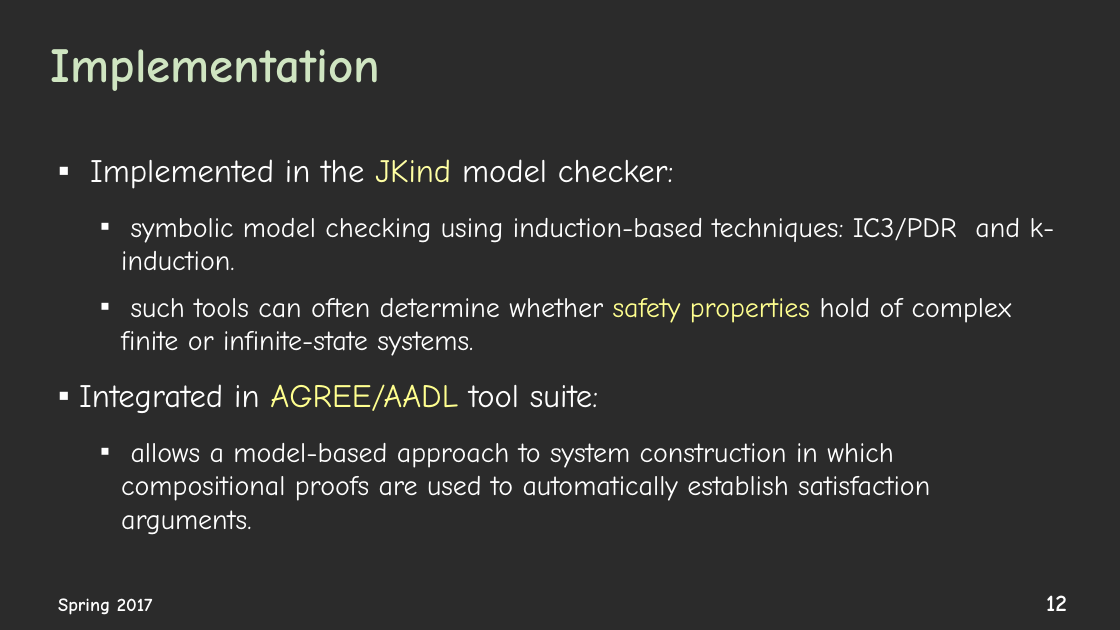
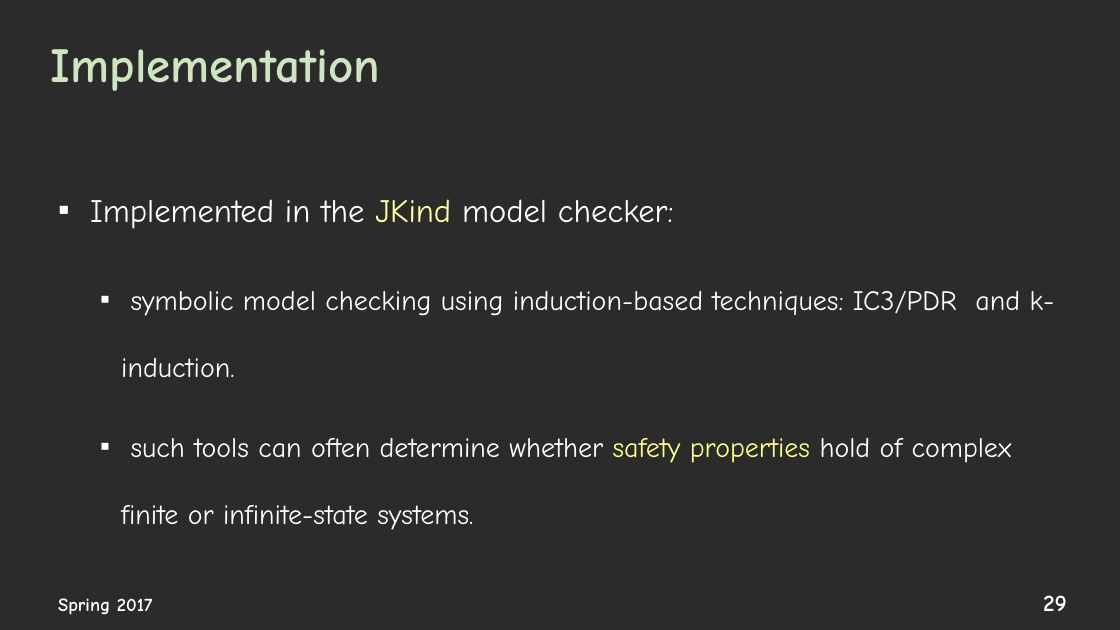
Before and after one commit to elaghs/Working, a slide deck: slide 29 of presentations/WPE_coverage.pptx (slide 12 before the commit). Drawn at 1120x630 pixels with LibreOffice and Linux fonts; fonts in the diff are those of the drawing; background and template pictures are left out; a plain dark background stands for a picture behind light text. Boxes give left, top, right and bottom in pixels: in the first picture for what was removed or moved away, otherwise in the second. Text is boxed around its words. In the diff, an @@ line names an element or a change of style, - is before the commit and + after.

```diff
--- a/presentations/WPE_coverage.pptx
+++ b/presentations/WPE_coverage.pptx
@@ text "Implemented in the JKind model ..." at bbox=[90, 199, 1055, 530]: line spacing 1 to 2 @@
@@ text at bbox=[79, 384, 930, 535]: paragraphs removed @@
-▪ Integrated in AGREE/AADL tool suite:
-  ▪ allows a model-based approach to system construction in which compositional proofs are used to automatically establish satisfaction arguments.
@@ page number at bbox=[1043, 595, 1067, 611]: text changed @@
-12
+29
```
Also in this commit, not shown: 13 other slides changed, 24 slides added, 4 slides removed, 3 other files.
